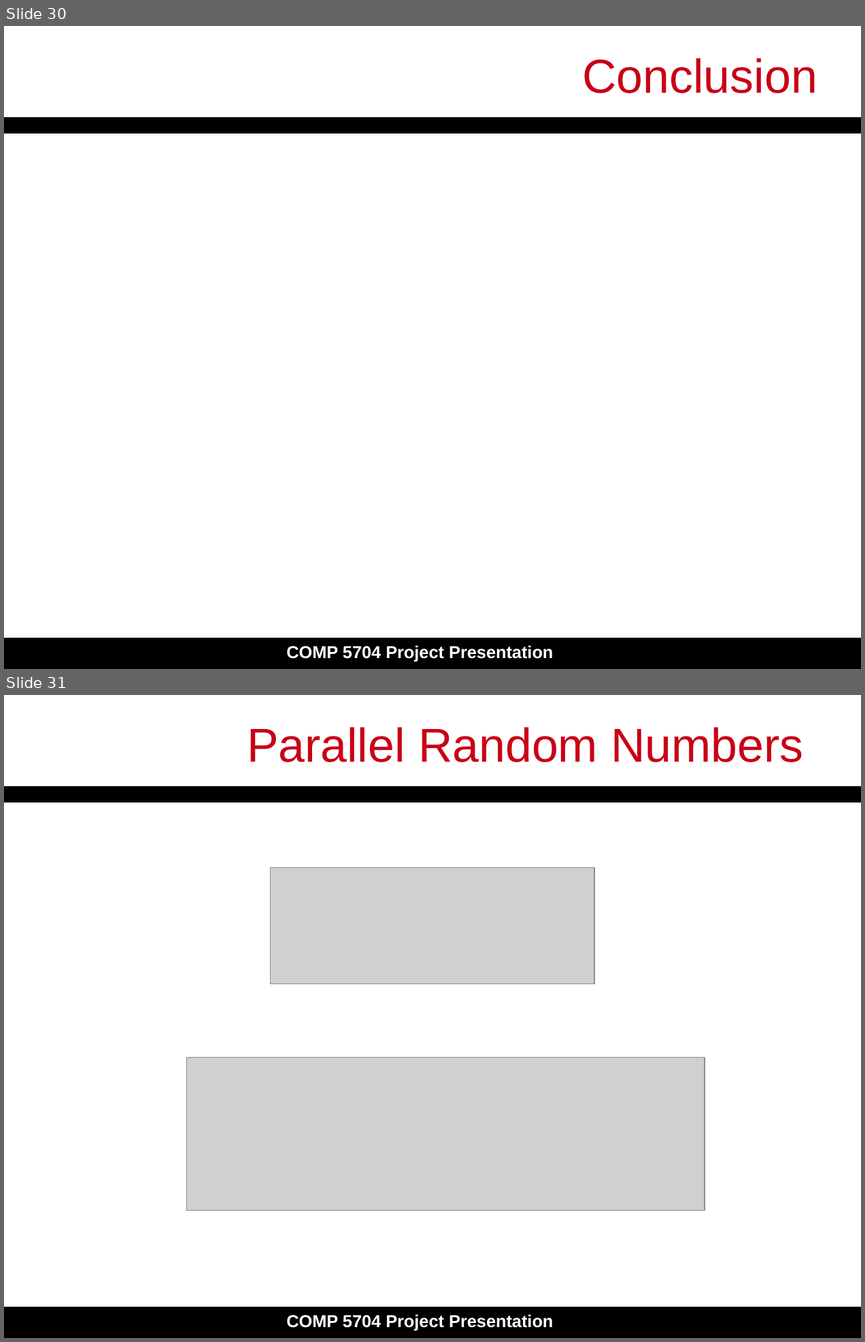
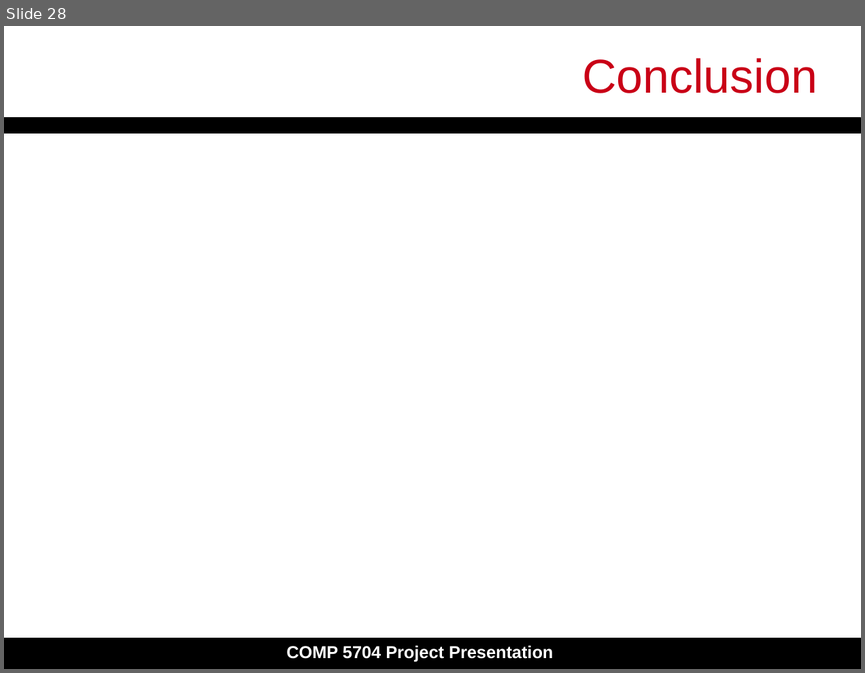
Before and after one commit to bbejanov/parMH, a slide deck: Slide_Presentation.pptx. Shown one above the other, each under a label of ours: slides 30 and 31 before the commit, slide 28 after it. The pictures are 865x1342 and 865x673 pixels, drawn with LibreOffice and Linux fonts; fonts in the diff are those of the drawing; grey boxes stand for pictures. Boxes give left, top, right and bottom in pixels: in the first picture for what was removed or moved away, otherwise in the second. Text is boxed around its words. In the diff, an @@ line names an element or a change of style, - is before the commit and + after.

```diff
--- a/Slide_Presentation.pptx
+++ b/Slide_Presentation.pptx
@@ slide 31 removed at <box>4,695,861,1338</box>, background #FFFFFF; not listed: 3 template elements that a slide beside it also shows @@
@@ title removed at <box>247,727,803,762</box> @@
-Parallel Random Numbers
@@ picture removed at <box>271,868,595,984</box> @@
@@ picture removed at <box>187,1057,705,1210</box> @@
@@ what was slide 30 is now slide 28 @@
```
Also in this commit, not shown: 9 slides changed, 1 slide added, 2 other slides removed, 10 other files.
